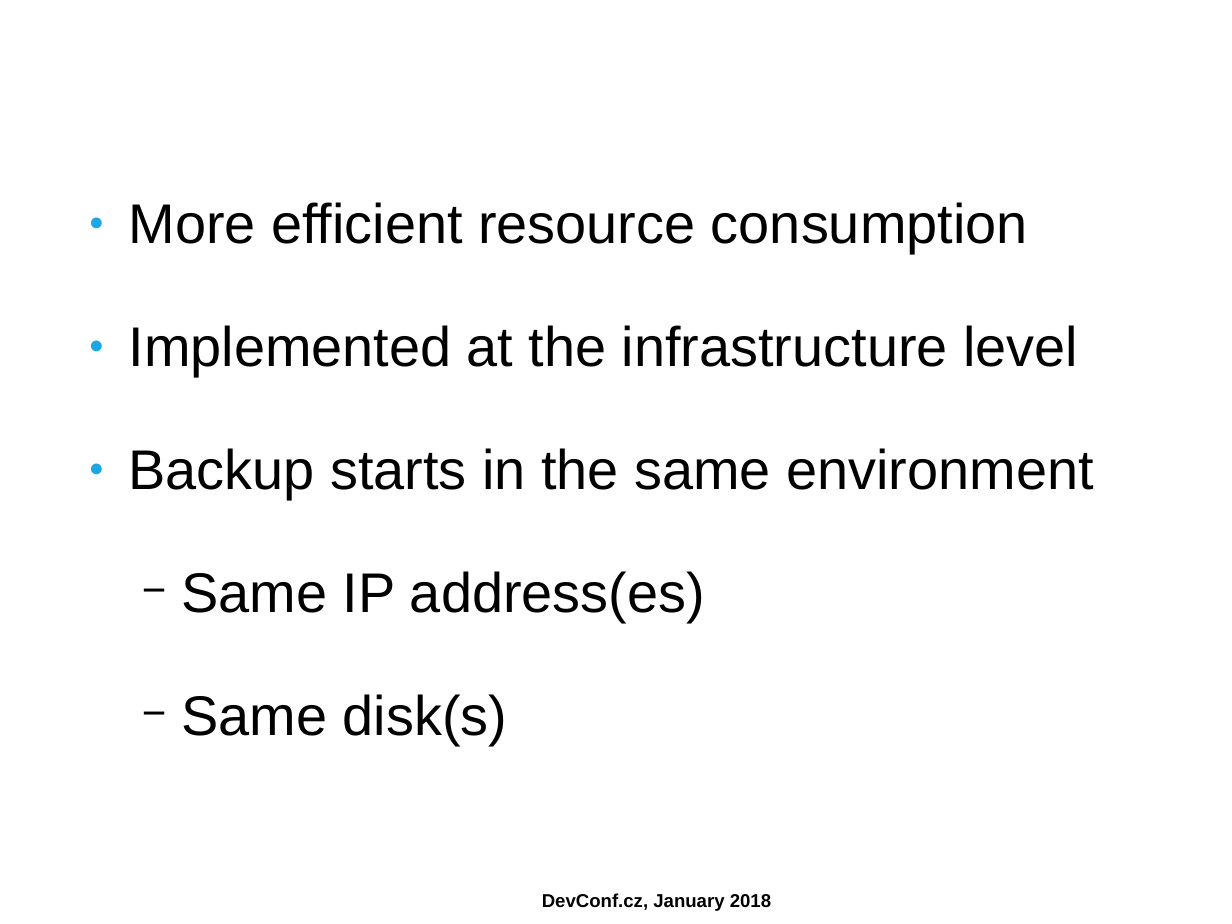
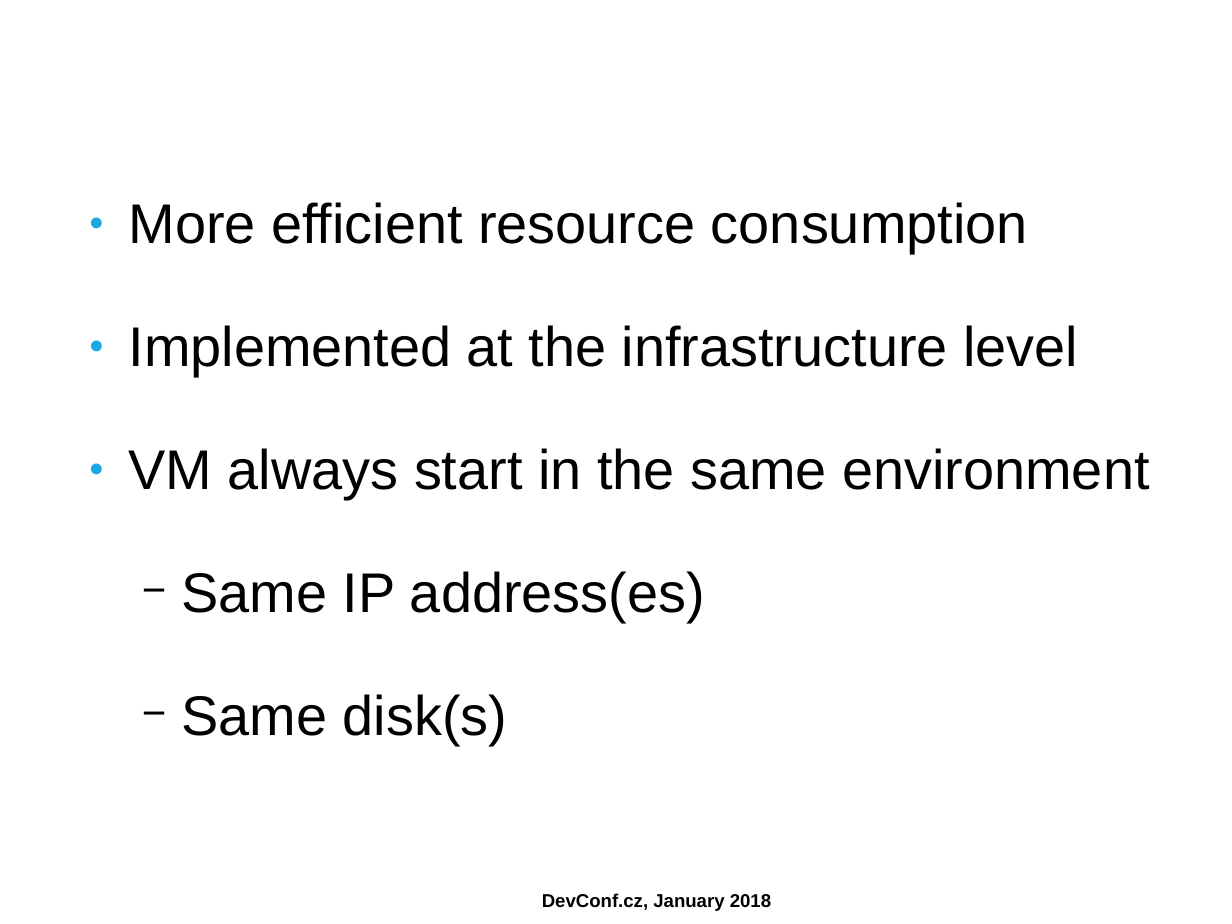
Before and after one commit to ahadas/ahadas.github.io, a slide deck: slide 11 of slides/high_availability_with_no_split_brains.odp. Drawn at 1232x924 pixels with LibreOffice and Linux fonts; fonts in the diff are those of the drawing; background and template pictures are left out. Boxes give left, top, right and bottom in pixels: in the first picture for what was removed or moved away, otherwise in the second. Text is boxed around its words. In the diff, an @@ line names an element or a change of style, - is before the commit and + after.

```diff
--- a/slides/high_availability_with_no_split_brains.odp
+++ b/slides/high_availability_with_no_split_brains.odp
@@ text at (129, 448, 1149, 499): text changed @@
-● Backup starts in the same environment
+● VM always start in the same environment
```
Also in this commit, not shown: 15 other slides changed, 3 slides added, 2 slides removed, 1 other file.
